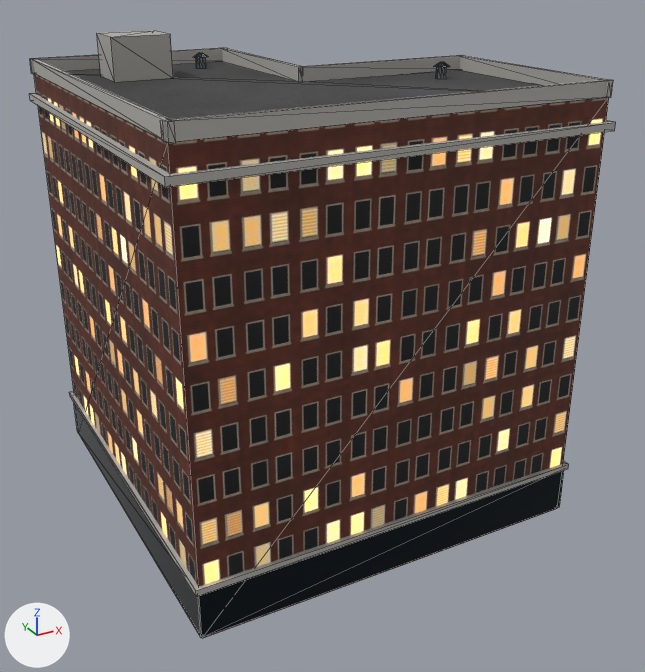
An edit to the glTF model public/assets/building_04.glb, drawn before and after from the same camera.
The view is the same before and after, from a camera (50 mm lens) standing at (-33.8, -65.8, 46.3) and looking at (0.8, -2.9, 14.9). The axes (+X, +Y, +Z) are drawn at lower left. The lights are the same throughout. The older version comes first. Mesh edges are drawn as thin lines. Where no turn or scale is listed for an object, it has been applied to the vertices. Vertices at exactly the same position are counted once.

The first picture shows 'Render'.
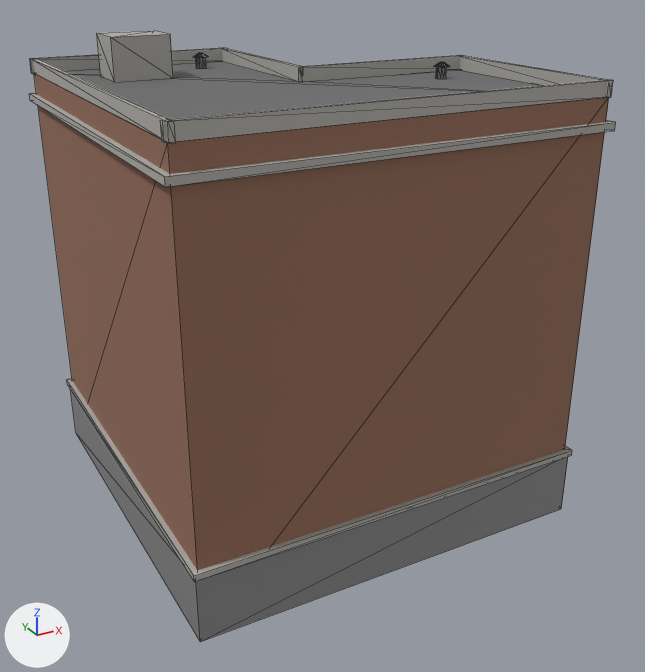
Boxes (x1, y1, x2, y2) around the edits, measured in the pictures (645 x 672 px; the box of a moved part takes in the faces that stretch with it):
'Render', surface changed, reshaped, recoloured: before (29, 30, 616, 638); after (29, 30, 616, 642)
part 1 of me_render, moved or reshaped: before (74, 404, 564, 638); after (70, 389, 568, 642)
part 2 of me_render, moved or reshaped: before (69, 391, 569, 597); after (67, 379, 572, 582)
part 3 of me_render, recoloured: before (74, 404, 564, 638); after (70, 389, 568, 642)

What changed in the scene script:
```text
Change mat_facade_brick:
    where n0 = _N.new('ShaderNodeBsdfPrincipled'); n0.name = 'Principled BSDF'
    remove n0.inputs[28].default_value = 2.0  # 'Emission Strength'
    add n0.inputs[0].default_value = (0.3, 0.15, 0.1, 1.0)  # 'Base Color', brown #956c59
    n0.inputs[2].default_value: 0.82 -> 0.85  # 'Roughness'
    remove n2 = _N.new('ShaderNodeTexImage'); n2.name = 'Image Texture'
    remove n2.image = img_facade_brick_emit
    remove n3 = _N.new('ShaderNodeTexImage'); n3.name = 'Image Texture.001'
    remove n3.image = img_facade_brick
    remove _L.new(n2.outputs[0], n0.inputs[27])  # 'Color' to 'Emission Color'
    remove _L.new(n3.outputs[0], n0.inputs[0])  # 'Color' to 'Base Color'
Change mat_roof_tar:
    remove mat_roof_tar.texture = img_roof
    add mat_roof_tar.base_color = (0.15, 0.15, 0.155)  # dark grey #6c6c6e
    mat_roof_tar.roughness: 0.92 -> 0.9
Add mat_storefront:
    mat_storefront = principled_material('Storefront')
    mat_storefront.base_color = (0.3, 0.3, 0.3)  # grey #959595
    mat_storefront.metallic = 0.3
    mat_storefront.roughness = 0.4
Change me_render:
    where me_render.from_pydata(...)  # 184 vertices, 308 faces; spans x -17.5..17.5, y -17.5..17.5, z 0.0..39.5
    used by ob_render; location = (0.0, 0.0, 0.0)
    me_render part 1: the loose piece of 12 vertices spanning x -17.1..17.1, y -17.1..17.1, z 0.2..4.2 is scaled about its middle by (1.01, 1.01, 1.4), then moved by (0.0, 0.0, 0.6)
    me_render part 2: the loose piece of 12 vertices spanning x -17.4..17.4, y -17.4..17.4, z 4.2..4.7 is moved by (0.0, 0.0, 1.4)
    me_render part 3: all 12 faces that had it switch from mat_glass_dark (dark blue #273038) to mat_storefront (grey #959595)
```
